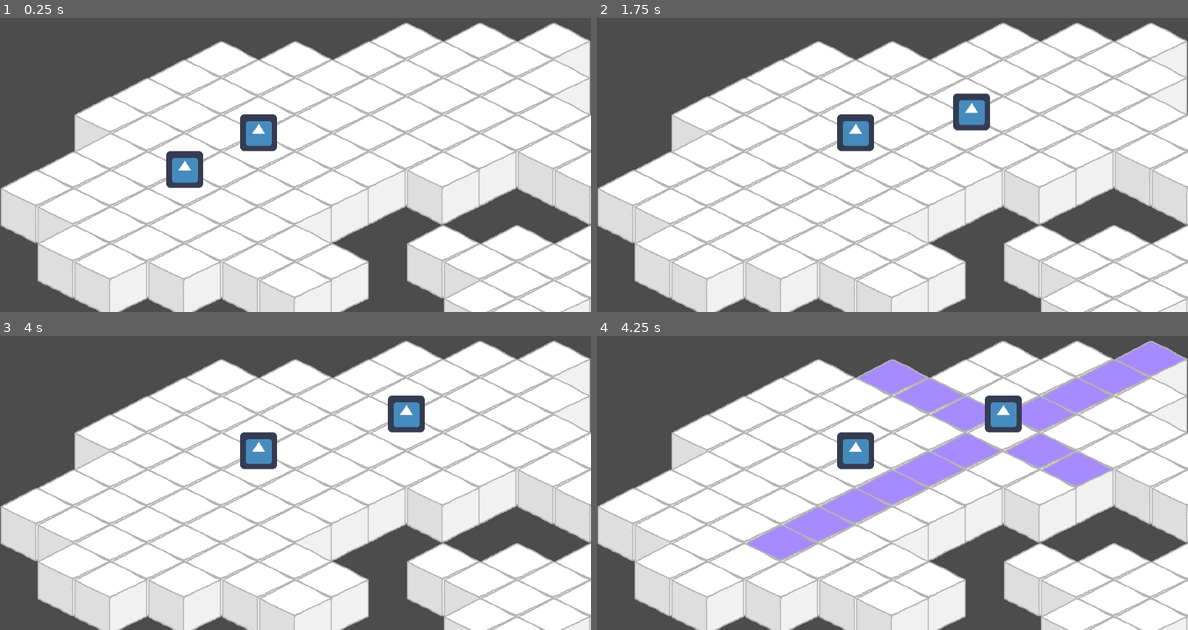
Above: before the commit, frames 1-4 (two rows, left to right).
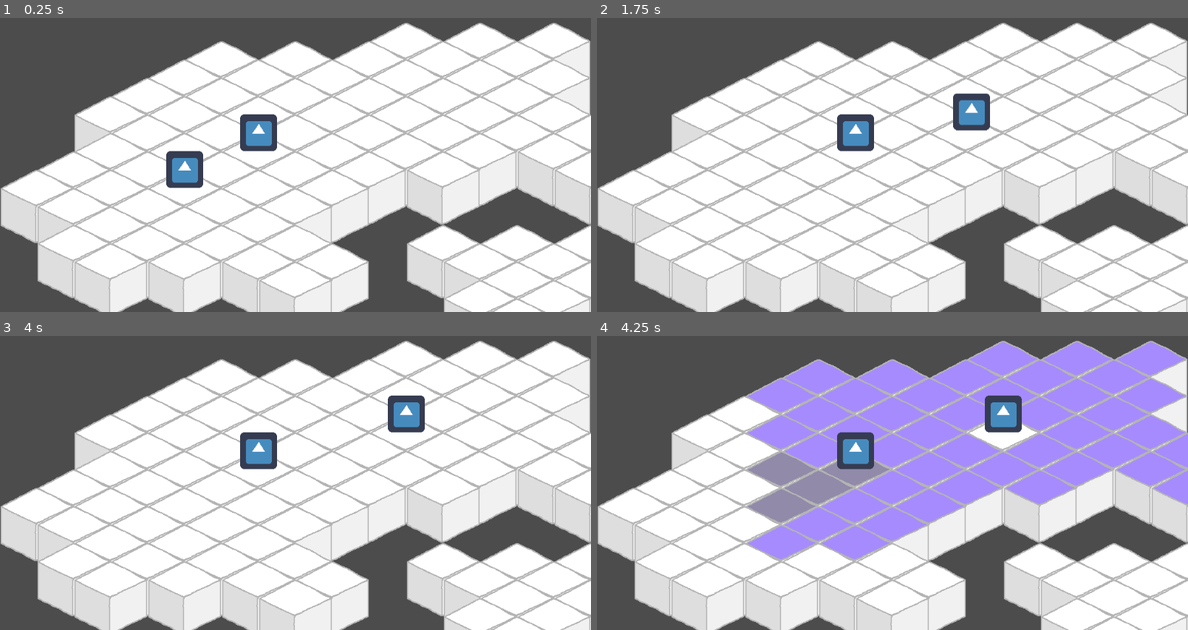
Above: after the commit, the same moments.

Repository: Juanxpeke/GD-GO2022
Game: Godot game, scene res://Tests/TileMapTest.tscn
Same seed, same stepped clock (60 frames per second), same inputs: the game is played once before the commit and once after it. The engine's default icon, where the game draws it, is replaced by a stand-in: a white triangle on a blue panel in a dark square.
Inputs (mouse positions are in pixels of both pictures, inside the frame that each line leads up to):
- Up to frame 1 (0.25 s): no input
- Up to frame 2 (1.75 s): tap Enter at 0.5 s; move the mouse to (1022, 120) at 0.52 s; press the mouse at (1022, 120) at 0.53 s; hold D (move_right) 0.53-1.28 s; move the mouse to (774, 156) at 1.27 s; release the mouse at (774, 156) at 1.28 s; hold S (move_down) from 1.28 s (still down); click (774, 156) at 1.35 s
- Up to frame 3 (4 s): move the mouse to (354, 383) at 2.02 s; release S (move_down) at 2.03 s; press the mouse at (354, 383) at 2.03 s; hold D (move_right) 2.03-2.78 s; tap Space at 2.75 s; move the mouse to (265, 527) at 2.77 s; release the mouse at (265, 527) at 2.78 s; hold W (move_up) 2.78-3.53 s; click (265, 527) at 2.85 s; tap Enter at 3.5 s; move the mouse to (472, 509) at 3.52 s; press the mouse at (472, 509) at 3.53 s; hold A (move_left) from 3.53 s (still down)
- Up to frame 4 (4.25 s): keep holding A (move_left); tap Escape (ui_cancel) at 4.15 s

Frames 1-3 are identical in both runs. In frame 4, 21% of the frame differs, in the area x 25-100%, y 2-76%.

Commit message:
The real spell calculation
Implemented modified line drawing that works for a better spell range calculation

Diff:
--- a/Assets/Tilesets/DrawnTileset/DrawnTileset.tres
+++ b/Assets/Tilesets/DrawnTileset/DrawnTileset.tres
@@ -1,8 +1,9 @@
-[gd_resource type="TileSet" load_steps=4 format=2]
+[gd_resource type="TileSet" load_steps=5 format=2]
 
 [ext_resource path="res://Assets/Tilesets/DrawnTileset/Tiles/ground_tile.png" type="Texture" id=1]
 [ext_resource path="res://Assets/Tilesets/DrawnTileset/Tiles/movement_tile.png" type="Texture" id=2]
 [ext_resource path="res://Assets/Tilesets/DrawnTileset/Tiles/spell_range_tile.png" type="Texture" id=3]
+[ext_resource path="res://Assets/Tilesets/DrawnTileset/Tiles/spell_range_blocked_tile.png" type="Texture" id=4]
 
 [resource]
 0/name = "ground_tile.png 0"
@@ -47,3 +48,17 @@
 2/shape_one_way_margin = 0.0
 2/shapes = [  ]
 2/z_index = 0
+3/name = "spell_range_blocked_tile.png 3"
+3/texture = ExtResource( 4 )
+3/tex_offset = Vector2( 0, 0 )
+3/modulate = Color( 1, 1, 1, 1 )
+3/region = Rect2( 0, 0, 128, 64 )
+3/tile_mode = 0
+3/occluder_offset = Vector2( 0, 0 )
+3/navigation_offset = Vector2( 0, 0 )
+3/shape_offset = Vector2( 0, 0 )
+3/shape_transform = Transform2D( 1, 0, 0, 1, 0, 0 )
+3/shape_one_way = false
+3/shape_one_way_margin = 0.0
+3/shapes = [  ]
+3/z_index = 0
--- /dev/null
+++ b/Tests/Algorithms/line_drawing_test.gd
@@ -0,0 +1,16 @@
+extends Node
+
+
+# Declare member variables here. Examples:
+# var a = 2
+# var b = "text"
+
+
+# Called when the node enters the scene tree for the first time.
+func _ready():
+	pass # Replace with function body.
+
+
+# Called every frame. 'delta' is the elapsed time since the previous frame.
+#func _process(delta):
+#	pass
--- a/Tests/Game.gd
+++ b/Tests/Game.gd
@@ -21,12 +21,10 @@
 		board.hide_movement_path()
 
 		var cells_path := board.get_cells_path(player.global_position, target_cell)
-		var cells_line := board.get_cells_line(player.global_position, target_cell)
 
 		if cells_path.size() > 0 and cells_path.size() - 1 <= player_movement_points and walking_path.size() == 0:
 			movement_path = cells_path.slice(1, cells_path.size() - 1)
 			board.show_movement_path(movement_path)
-			board.show_line(cells_line)
 		else:
 			movement_path = []
 
--- /dev/null
+++ b/Tests/Spells/Granade.gd
@@ -0,0 +1,18 @@
+extends Spell
+
+# Gets the range cells of the spell in a given range index.
+func get_range_cells(range_index : int) -> Array:
+	assert(range_index >= 0, "Error: Spell range index must be equal or greater than 0.")
+	if range_index == 0:
+		return []
+	else:
+		var range_cells := []
+		for i in range_index + 1:
+			range_cells.append(Vector2(i, range_index - i))
+		for i in range_index + 1:
+			range_cells.append(Vector2(range_index - i, -i))
+		for i in range_index + 1:
+			range_cells.append(Vector2(-i, i - range_index))
+		for i in range_index + 1:
+			range_cells.append(Vector2(i - range_index, i))
+		return range_cells
--- /dev/null
+++ b/Tests/Spells/Granade.tscn
@@ -0,0 +1,9 @@
+[gd_scene load_steps=3 format=2]
+
+[ext_resource path="res://Tests/Spells/Spell.tscn" type="PackedScene" id=1]
+[ext_resource path="res://Tests/Spells/Granade.gd" type="Script" id=2]
+
+[node name="Granade" instance=ExtResource( 1 )]
+script = ExtResource( 2 )
+spell_action_points = 2
+spell_range = 6
--- a/Tests/TileMap.gd
+++ b/Tests/TileMap.gd
@@ -79,16 +79,16 @@
 # coordinates (x0, y0) to (x1, y1). Low part of Bresenham's line algorithm.
 func get_cells_line_low(x0 : int, y0 : int, x1 : int, y1 : int) -> Array:
 	var cells_line = []
-	var dx = x1 - x0
-	var dy = y1 - y0
-	var yi = 1
+	var dx : int = x1 - x0
+	var dy : int = y1 - y0
+	var yi : int = 1
 
 	if dy < 0:
 		yi = -1
 		dy = -dy
 
-	var D = (2 * dy) - dx
-	var y = y0
+	var D : int = (2 * dy) - dx
+	var y : int = y0
 
 	for x in range(x0, x1 + 1):
 		cells_line.append(Vector2(x, y))
@@ -96,7 +96,7 @@
 			y = y + yi
 			D = D + (2 * (dy - dx))
 		else:
-			D = D + 2*dy
+			D = D + 2 * dy
 
 	return cells_line
 
@@ -104,16 +104,16 @@
 # coordinates (x0, y0) to (x1, y1). High part of Bresenham's line algorithm.
 func get_cells_line_high(x0 : int, y0 : int, x1 : int, y1 : int) -> Array:
 	var cells_line = []
-	var dx = x1 - x0
-	var dy = y1 - y0
-	var xi = 1
+	var dx : int = x1 - x0
+	var dy : int = y1 - y0
+	var xi : int = 1
 
 	if dx < 0:
 		xi = -1
 		dx = -dx
 
-	var D = (2 * dx) - dy
-	var x = x0
+	var D : int = (2 * dx) - dy
+	var x : int = x0
 
 	for y in range(y0, y1 + 1):
 		cells_line.append(Vector2(x, y))
@@ -121,7 +121,7 @@
 			x = x + xi
 			D = D + (2 * (dx - dy))
 		else:
-			D = D + 2*dx
+			D = D + 2 * dx
 
 	return cells_line
 
@@ -129,10 +129,10 @@
 # start_coord to end_coord, it uses the Bresenham's line algorithm divided
 # in different cases.
 func get_cells_line(start_coord : Vector2, end_coord : Vector2) -> Array:
-	var x0 := start_coord[0]
-	var y0 := start_coord[1]
-	var x1 := end_coord[0]
-	var y1 := end_coord[1]
+	var x0 : int = start_coord[0]
+	var y0 : int = start_coord[1]
+	var x1 : int = end_coord[0]
+	var y1 : int = end_coord[1]
 
 	if abs(y1 - y0) < abs(x1 - x0):
 		if x0 > x1:
@@ -144,6 +144,84 @@
 			return get_cells_line_high(x1, y1, x0, y0)
 		else:
 			return get_cells_line_high(x0, y0, x1, y1)
+
+# Returns an array with the coordinates of cells in the discrete line from
+# coordinates (x0, y0) to (x1, y1). Low part of Bresenham's line algorithm.
+func get_jcells_line_low(x0 : int, y0 : int, x1 : int, y1 : int) -> Array:
+	var cells_line = []
+	var dx : int = x1 - x0
+	var dy : int = y1 - y0
+	var yi : int = 1
+
+	if dy < 0:
+		yi = -1
+		dy = -dy
+
+	var D : int = dy - dx
+	var y : int = y0
+
+	for x in range(x0, x1 + 1):
+		cells_line.append(Vector2(x, y))
+		if D > 0:
+			cells_line.append(Vector2(x, y + yi))
+			y = y + yi
+			D = D + (2 * (dy - dx))
+		elif D < 0:
+			D = D + 2 * dy
+		else:
+			y = y + yi
+			D = D + (2 * (dy - dx))
+
+	return cells_line
+
+# Returns an array with the coordinates of cells in the discrete line from
+# coordinates (x0, y0) to (x1, y1). High part of Bresenham's line algorithm.
+func get_jcells_line_high(x0 : int, y0 : int, x1 : int, y1 : int) -> Array:
+	var cells_line = []
+	var dx : int = x1 - x0
+	var dy : int = y1 - y0
+	var xi : int = 1
+
+	if dx < 0:
+		xi = -1
+		dx = -dx
+
+	var D : int = dx - dy
+	var x : int = x0
+
+	for y in range(y0, y1 + 1):
+		cells_line.append(Vector2(x, y))
+		if D > 0:
+			cells_line.append(Vector2(x + xi, y))
+			x = x + xi
+			D = D + (2 * (dx - dy))
+		elif D < 0:
+			D = D + 2 * dx
+		else:
+			x = x + xi
+			D = D + (2 * (dx - dy))
+
+	return cells_line
+
+# Returns an array with the coordinates of cells in the discrete line from
+# start_coord to end_coord, it uses the Bresenham's line algorithm divided
+# in different cases.
+func get_jcells_line(start_coord : Vector2, end_coord : Vector2) -> Array:
+	var x0 : int = start_coord[0]
+	var y0 : int = start_coord[1]
+	var x1 : int = end_coord[0]
+	var y1 : int = end_coord[1]
+
+	if abs(y1 - y0) < abs(x1 - x0):
+		if x0 > x1:
+			return get_jcells_line_low(x1, y1, x0, y0)
+		else:
+			return get_jcells_line_low(x0, y0, x1, y1)
+	else:
+		if y0 > y1:
+			return get_jcells_line_high(x1, y1, x0, y0)
+		else:
+			return get_jcells_line_high(x0, y0, x1, y1)
 
 # Given a cell origin, returns a unique identifier. It uses improved Szudzik pair
 # algorithm to calculate the ID, and first transforms the origin to the equivalent
@@ -162,6 +240,7 @@
 
 	return c
 
+
 # Given a cell origin, it returns the equivalent cartesian coordinate.
 func get_cell_coord(cell_origin : Vector2) -> Vector2:
 	return world_to_map(to_local(cell_origin))
@@ -199,10 +278,12 @@
 		var cell_coord := get_cell_coord(cell_origin)
 		movement_board.set_cellv(cell_coord, Tiles.MOVEMENT_TILE)
 
-func show_line(cells_coords : Array) -> void:
-	for cell_coord in cells_coords:
-		spells_board.set_cellv(cell_coord, Tiles.SPELL_RANGE_TILE)
-
+# Shows the movement path following a cells array. It can also use a cache,
+# because if the path is A, then, the path to some cell inside A should also
+# be the optimum path.
+func show_line(cells_path : Array) -> void:
+	for cell_origin in cells_path:
+		movement_board.set_cellv(cell_origin, Tiles.MOVEMENT_TILE)
 
 
 func show_spell_cells(spell : Spell, origin : Vector2) -> void:
@@ -212,15 +293,18 @@
 
 	for spell_cell_coord in spell_cells:
 		if spell_cell_coord in used_cells:
-			var spell_line_cells := get_cells_line(origin_coord, spell_cell_coord)
-
-			if false:
+			var spell_line_cells := get_jcells_line(origin_coord, spell_cell_coord)
+			var is_cell_blocked := false
+			for obstacle in obstacles:
+				if get_cell_coord(obstacle.global_position) in spell_line_cells:
+					is_cell_blocked = true
+					break
+
+			if is_cell_blocked:
 				spells_board.set_cellv(spell_cell_coord, Tiles.SPELL_RANGE_BLOCKED_TILE)
 			else:
 				spells_board.set_cellv(spell_cell_coord, Tiles.SPELL_RANGE_TILE)
 
-func get_line(origin, cell_coord):
-	pass
 
 func hide_spell_cells() -> void:
 	spells_board.clear()
--- a/Tests/TileMapTest.tscn
+++ b/Tests/TileMapTest.tscn
@@ -1,7 +1,7 @@
 [gd_scene load_steps=7 format=2]
 
 [ext_resource path="res://Assets/Tilesets/DrawnTileset/DrawnTileset.tres" type="TileSet" id=1]
-[ext_resource path="res://Tests/Spells/LaserBeam.tscn" type="PackedScene" id=2]
+[ext_resource path="res://Tests/Spells/Granade.tscn" type="PackedScene" id=2]
 [ext_resource path="res://icon.png" type="Texture" id=3]
 [ext_resource path="res://Tests/TileMap.gd" type="Script" id=4]
 [ext_resource path="res://Tests/Game.gd" type="Script" id=5]
Binary file added: Assets/Tilesets/DrawnTileset/Tiles/spell_range_blocked_tile.png
Not shown, added: Assets/Tilesets/DrawnTileset/Tiles/spell_range_blocked_tile.png.import
